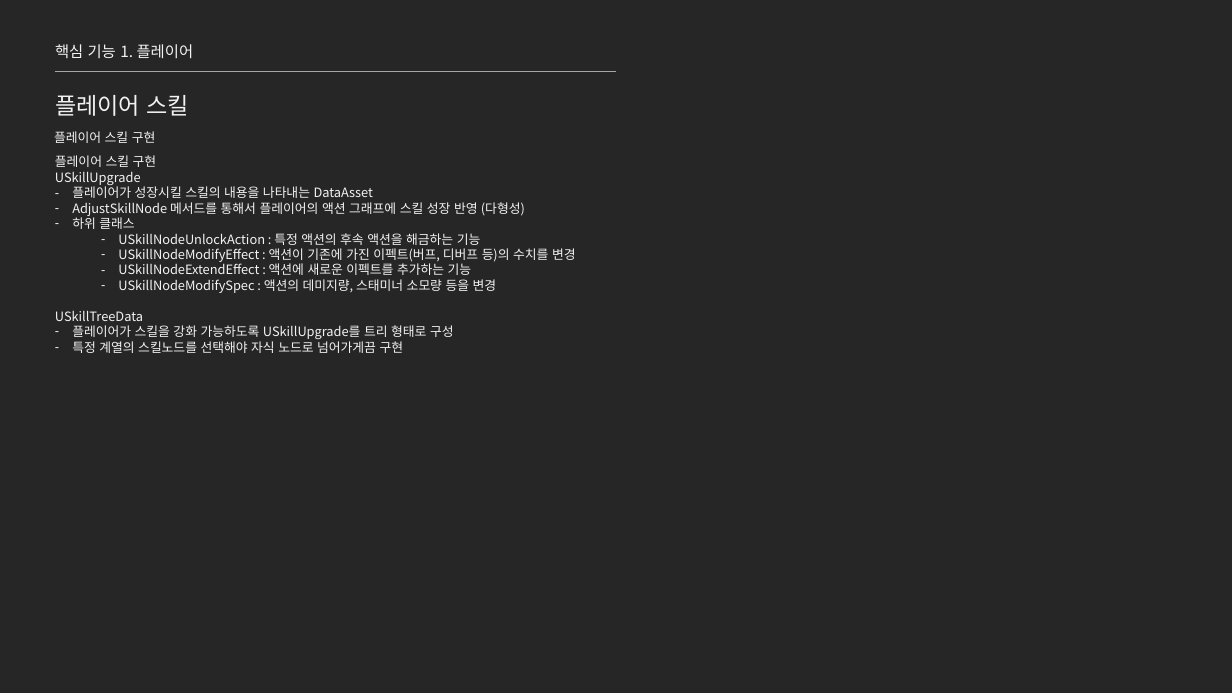
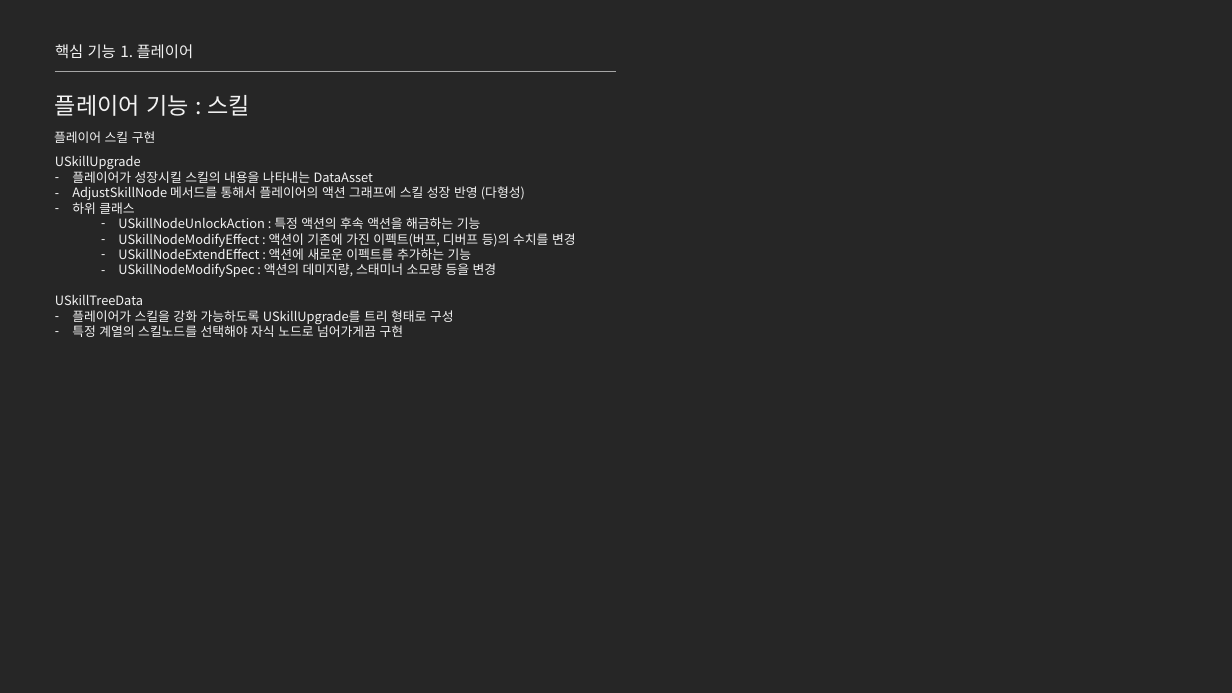
Before and after one commit to jhk0701/project-ARPGHunter, a slide deck: slide 13 of Docs/UnrealEngine_문서_김정환.pptx (slide 8 before the commit). Drawn at 1232x693 pixels with LibreOffice and Linux fonts; fonts in the diff are those of the drawing. Boxes give left, top, right and bottom in pixels: in the first picture for what was removed or moved away, otherwise in the second. Text is boxed around its words. In the diff, an @@ line names an element or a change of style, - is before the commit and + after.

```diff
--- a/Docs/UnrealEngine_문서_김정환.pptx
+++ b/Docs/UnrealEngine_문서_김정환.pptx
@@ text at <box>55,95,250,116</box>: text changed @@
-플레이어 스킬
+플레이어 기능 : 스킬
@@ text at <box>55,155,157,167</box>: paragraph removed @@
-플레이어 스킬 구현
```
Also in this commit, not shown: 4 other slides changed, 5 slides added, 1 other file.
